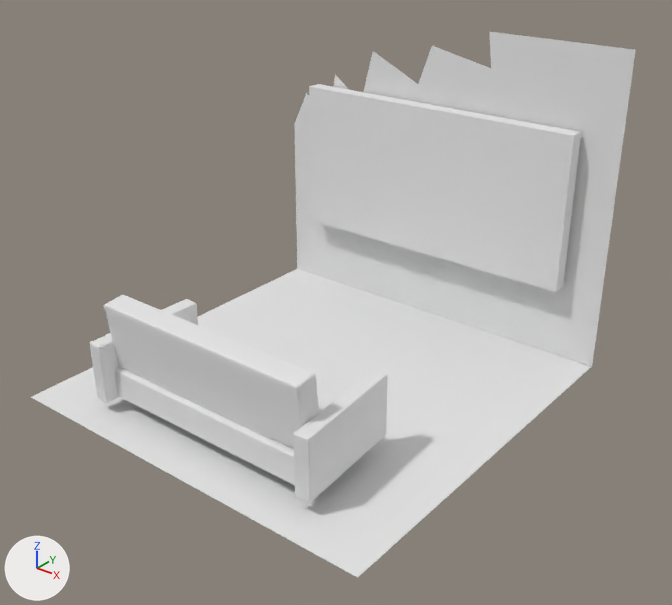
Two versions of the Blender file Transcendance.blend, one commit apart.
The view is the same before and after, from a 50 mm camera at (6.45, -10.25, 5.97) aimed at (0.34, -2.61, 1.23). Lighting does not change. The marker at lower left points along +X, +Y and +Z.
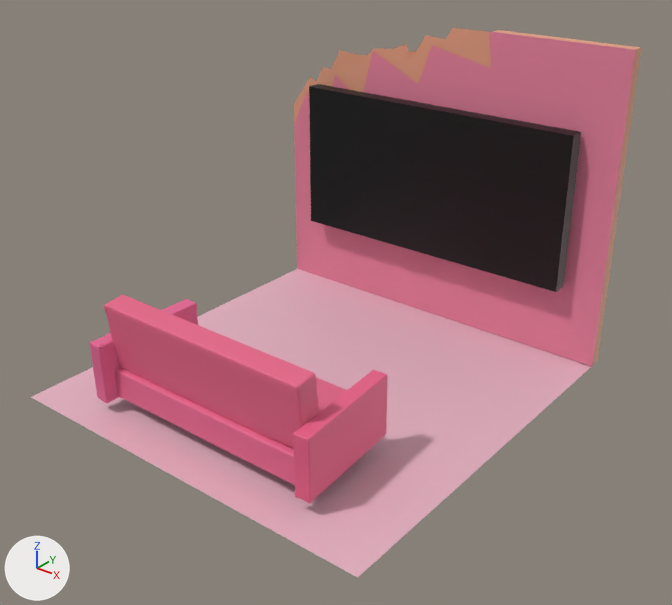
Location of each change, [x1, y1, x2, y2] in pixels of the pictures (672 x 605 px):
'sol', recoloured (white to pink): [31, 269, 591, 578] in both
'mur', recoloured (grey to pink): [294, 31, 636, 367] in both
'Cube.002', recoloured (grey to pink): [104, 295, 319, 449] in both
'Cube.006', recoloured (grey to pink): [293, 370, 388, 504] in both
'Cube', added: after [294, 28, 642, 365]
'Cube.001', recoloured (grey to pink): [115, 368, 295, 485] in both
'Cube.005', recoloured: [90, 299, 198, 403] in both
'Cube.003', recoloured (white to pink): [316, 377, 347, 413] in both
part 1 of me_cube_002, built on: [309, 87, 574, 292] in both
part 2 of me_cube_002, recoloured: [309, 84, 581, 292] in both

Diff of the bpy script that builds the scene:
```diff
--- a/Transcendance.blend.py
+++ b/Transcendance.blend.py
@@ mat_material_008 @@
+mat_material_008 = principled_material('Material.008')
+mat_material_008.base_color = (0.0, 0.0, 0.0)  # black #000000
@@ me_cube_001 @@
 me_cube_001.from_pydata(...)  # 13 vertices, 1 face; spans x -1.0..1.0, y -1.0, z -1.0..1.0
+me_cube_001.materials.append(mat_material_009)  # pink #e7849e
@@ me_plane_002 @@
 me_plane_002.from_pydata(...)  # 4 vertices, 1 face; spans x -1.0..1.0, y -1.0..1.0, z -0.01..0.0
+me_plane_002.materials.append(mat_material_007)  # pink #e7b5c4
@@ me_cube_002 @@
 # used by ob_tele; location = (0.0, -0.19, 2.0); scale = (2.0, 0.1, 1.0)
 # verts and faces of me_cube_002; kept vertices keep their numbers, new ones are numbered from 8
-me_cube_002.from_pydata(...)  # 8 vertices, 6 faces; spans x -1.0..1.0, y -1.0..1.0, z -1.0..1.0
+me_cube_002.from_pydata(...)  # 12 vertices, 8 faces; spans x -1.0..1.0, y -1.0..1.0, z -1.0..1.0
+# me_cube_002 part 1
+delete_faces([(0, 4, 5, 1)])
+verts[8] = (-0.88, -1.0, 0.79)  # pixel (322, 104)
+verts[9] = (-0.89, -1.0, -0.78)  # pixel (322, 209)
+verts[10] = (0.87, -1.0, -0.77)  # pixel (538, 269)
+verts[11] = (0.84, -1.0, 0.78)  # pixel (546, 149)
+faces += [(0, 4, 10, 9), (0, 9, 8, 11, 10, 4, 5, 1), (8, 9, 10, 11)]
+# me_cube_002 part 2: 5 faces spanning x -1.0..1.0, y -1.0..1.0, z -1.0..1.0 switch from no material to mat_material_008 (black #000000)
@@ me_cube_006 @@
 me_cube_006.from_pydata(...)  # 2363 vertices, 2310 faces; spans x -1.0..1.0, y -1.0..1.0, z -1.0..1.0
+me_cube_006.materials.append(mat_material_006)  # pink #e76a8d
@@ me_cube_007 @@
 me_cube_007.from_pydata(...)  # 2383 vertices, 2318 faces; spans x -1.0..1.0, y -1.0..1.0, z -1.0..1.0
+me_cube_007.materials.append(mat_material_003)  # pink #e76689
@@ me_cube_008 @@
 me_cube_008.from_pydata(...)  # 2383 vertices, 2318 faces; spans x -1.0..1.0, y -1.0..1.0, z -1.0..1.0
+me_cube_008.materials.append(mat_material_002)  # pink #e76990
@@ me_cube_010 @@
 me_cube_010.from_pydata(...)  # 2363 vertices, 2310 faces; spans x -1.0..1.0, y -1.0..1.0, z -1.0..1.0
+me_cube_010.materials.append(mat_material_004)  # pink #e76695
@@ me_cube_011 @@
 me_cube_011.from_pydata(...)  # 2363 vertices, 2310 faces; spans x -1.0..1.0, y -1.0..1.0, z -1.0..1.0
+me_cube_011.materials.append(mat_material_001)  # pink #eb638a
@@ ob_cube @@
+ob_cube = bpy.data.objects.new('Cube', me_cube)  # 38 vertices, 8 faces; spans x -1.0..1.0, y -1.0..1.0, z -1.0..1.0; in mat_material_010 (beige #e7a182)
+ob_cube.location = (-0.02, 0.07, 1.99)
+ob_cube.scale = (2.5, 0.1, 2.0)
```
